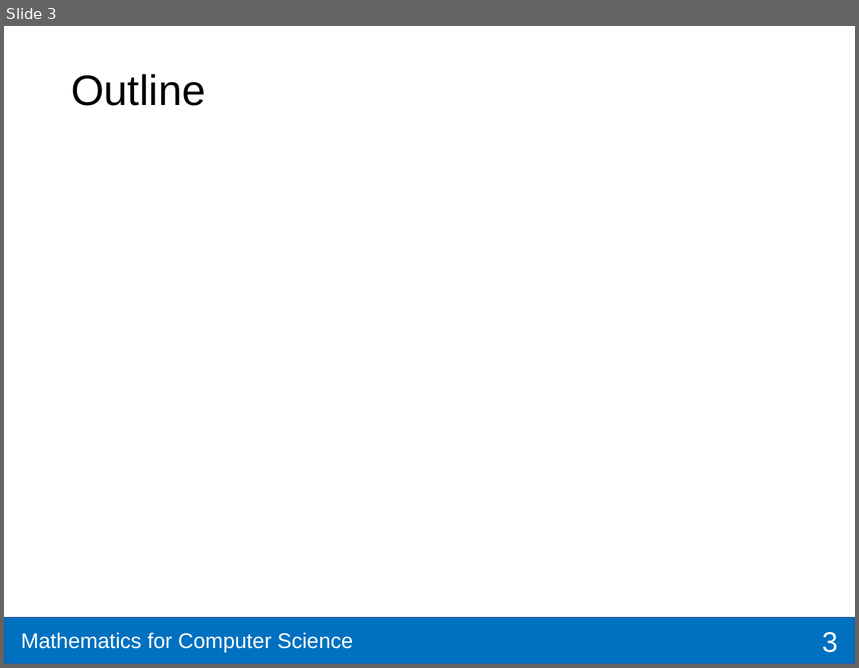
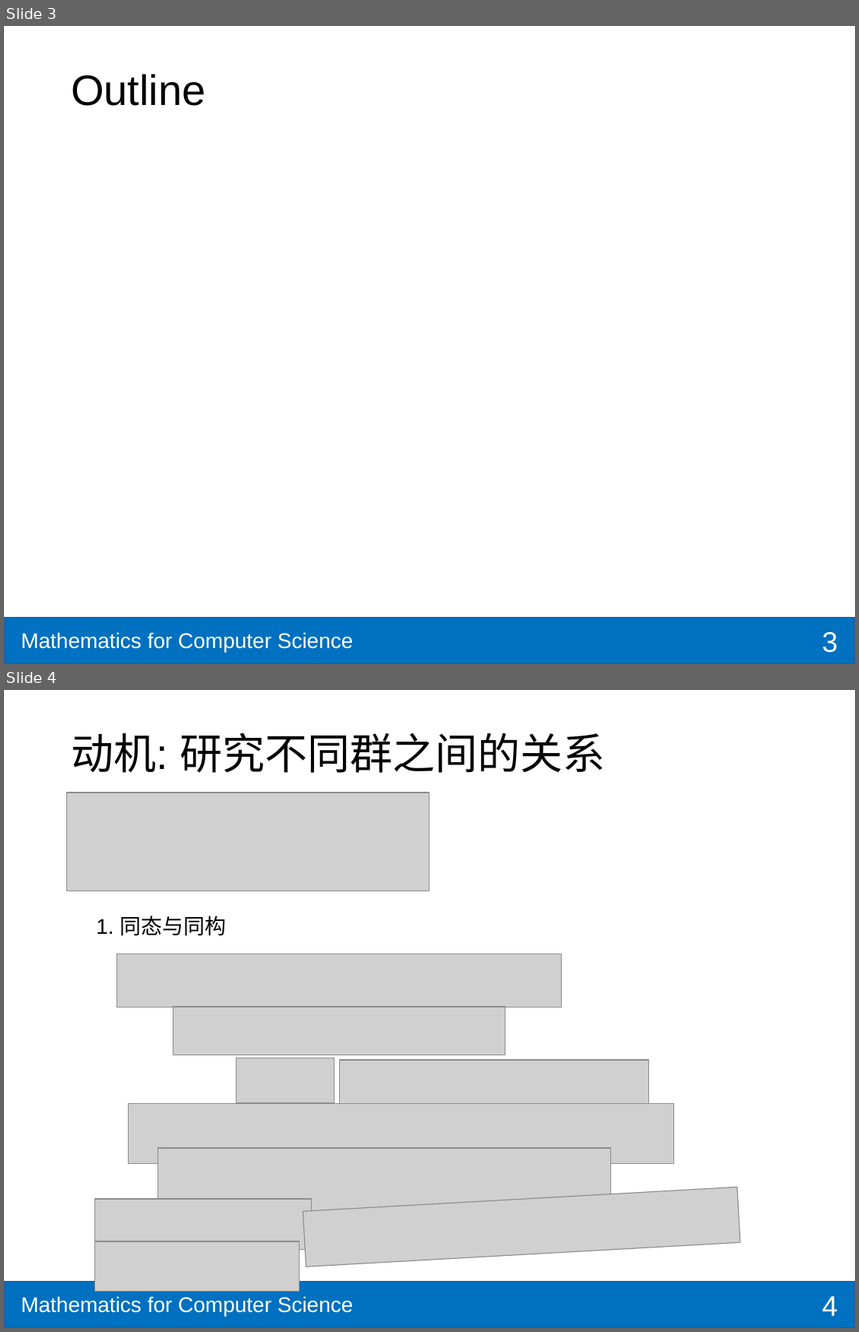
Before and after one commit to shzaiz/dx-public, a slide deck: notes/notes/mcs/9.5-group-theory/3-morphi.pptx. Shown one above the other, each under a label of ours: slide 3 before the commit, slides 3 and 4 after it. The pictures are 859x668 and 859x1332 pixels, drawn with LibreOffice and Linux fonts; fonts in the diff are those of the drawing; grey boxes stand for pictures. Boxes give left, top, right and bottom in pixels: in the first picture for what was removed or moved away, otherwise in the second. Text is boxed around its words. In the diff, an @@ line names an element or a change of style, - is before the commit and + after.

```diff
--- a/notes/notes/mcs/9.5-group-theory/3-morphi.pptx
+++ b/notes/notes/mcs/9.5-group-theory/3-morphi.pptx
@@ slide 4 added at <box>4,690,855,1328</box>, background #FFFFFF; not listed: 2 template elements that a slide beside it also shows @@
@@ title added at <box>71,733,605,773</box>, 36 pt, text #000000 @@
+动机: 研究不同群之间的关系
@@ picture added at <box>67,793,430,891</box> @@
@@ text added at <box>96,916,226,936</box>, 18 pt, text #000000 @@
+1. 同态与同构
@@ picture added at <box>117,954,562,1007</box> @@
@@ picture added at <box>173,1007,506,1055</box> @@
@@ picture added at <box>237,1058,335,1103</box> @@
@@ picture added at <box>339,1060,649,1111</box> @@
@@ picture added at <box>129,1103,675,1164</box> @@
@@ picture added at <box>158,1148,611,1233</box> @@
@@ picture added at <box>303,1188,740,1268</box> @@
@@ picture added at <box>95,1199,311,1250</box> @@
@@ picture added at <box>95,1242,300,1291</box> @@
@@ page number added at <box>823,1296,838,1316</box>, 24 pt, text #FFFFFF @@
+4
```
Also in this commit, not shown: 1 slide changed, 1 slide removed, 10 other files.
